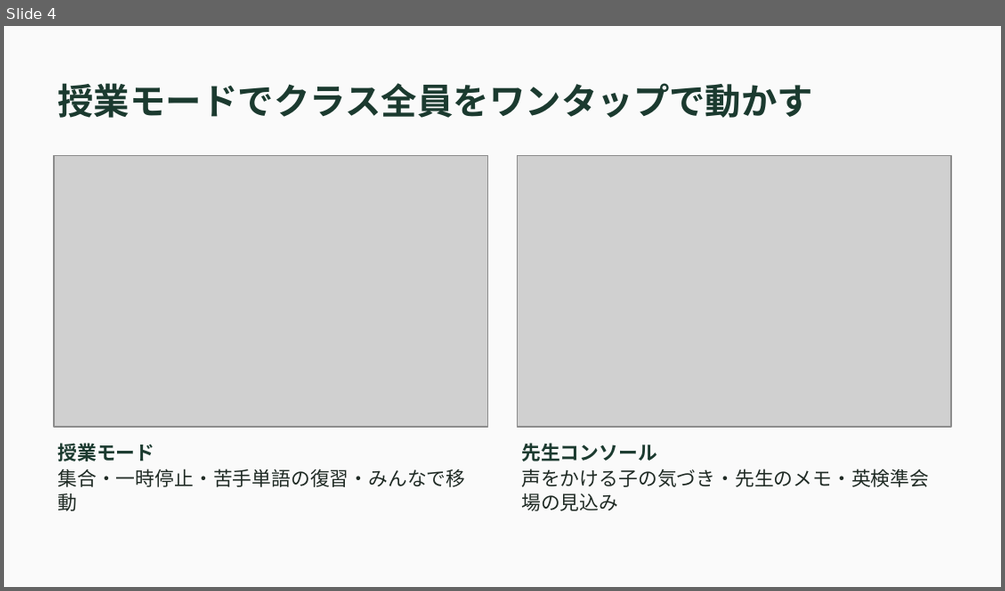
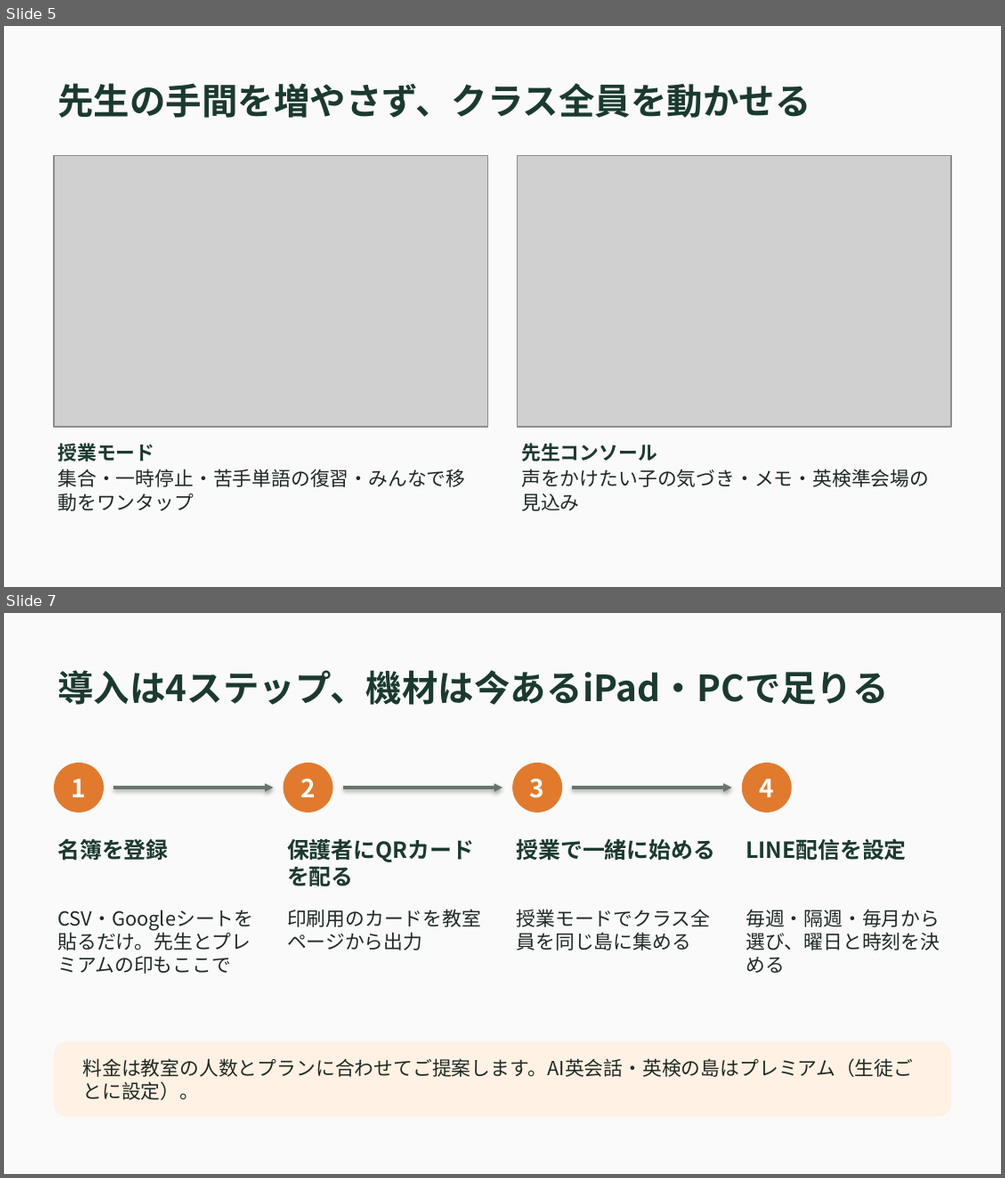
Before and after one commit to Yuto622/uspeak_meta, a slide deck: docs/deck/U-Speak_Web版_サービス資料.pptx. Shown one above the other, each under a label of ours: slide 4 before the commit, slides 5 and 7 after it; the slides between them are not shown. The pictures are 1005x591 and 1005x1178 pixels, drawn with LibreOffice and Linux fonts; fonts in the diff are those of the drawing; grey boxes stand for pictures. Boxes give left, top, right and bottom in pixels: in the first picture for what was removed or moved away, otherwise in the second. Text is boxed around its words. In the diff, an @@ line names an element or a change of style, - is before the commit and + after.

```diff
--- a/docs/deck/U-Speak_Web版_サービス資料.pptx
+++ b/docs/deck/U-Speak_Web版_サービス資料.pptx
@@ slide 7 added at (x1=4, y1=613, x2=1001, y2=1174), background #FAFAFA @@
@@ text added at (x1=57, y1=670, x2=888, y2=705), 26 pt, text #1B3A2F, bold @@
+導入は4ステップ、機材は今あるiPad・PCで足りる
@@ ellipse added at (x1=54, y1=763, x2=104, y2=812), fill #E27A2D, 18 pt, text #FFFFFF, bold @@
+1
@@ ellipse added at (x1=283, y1=763, x2=333, y2=812), fill #E27A2D, 18 pt, text #FFFFFF, bold @@
+2
@@ ellipse added at (x1=512, y1=763, x2=562, y2=812), fill #E27A2D, 18 pt, text #FFFFFF, bold @@
+3
@@ ellipse added at (x1=742, y1=763, x2=792, y2=812), fill #E27A2D, 18 pt, text #FFFFFF, bold @@
+4
@@ arrow added from (113, 787) to (273, 787), #66756B 2 pt @@
@@ arrow added from (343, 787) to (502, 787), #66756B 2 pt @@
@@ arrow added from (572, 787) to (732, 787), #66756B 2 pt @@
@@ text added at (x1=57, y1=839, x2=168, y2=860), 16 pt, text #1B3A2F, bold @@
+名簿を登録
@@ text added at (x1=287, y1=839, x2=474, y2=862), 16 pt, text #1B3A2F, bold @@
+保護者にQRカードを配る
@@ text added at (x1=517, y1=839, x2=715, y2=860), 16 pt, text #1B3A2F, bold @@
+授業で一緒に始める
@@ text added at (x1=745, y1=838, x2=906, y2=860), 16 pt, text #1B3A2F, bold @@
+LINE配信を設定
@@ text added at (x1=57, y1=909, x2=253, y2=973), 14 pt, text #1F2A24 @@
+CSV・Googleシートを貼るだけ。先生とプレミアムの印もここで
@@ text added at (x1=287, y1=908, x2=481, y2=950), 14 pt, text #1F2A24 @@
+印刷用のカードを教室ページから出力
@@ text added at (x1=517, y1=908, x2=711, y2=950), 14 pt, text #1F2A24 @@
+授業モードでクラス全員を同じ島に集める
@@ text added at (x1=745, y1=908, x2=939, y2=973), 14 pt, text #1F2A24 @@
+毎週・隔週・毎月から選び、曜日と時刻を決める
@@ rounded rectangle added at (x1=54, y1=1042, x2=951, y2=1117), fill #FFF1E3 @@
@@ text added at (x1=82, y1=1058, x2=913, y2=1100), 14 pt, text #1F2A24 @@
+料金は教室の人数とプランに合わせてご提案します。AI英会話・英検の島はプレミアム（生徒ごとに設定）。
@@ what was slide 4 is now slide 5 @@
@@ slide 5 changed as well @@
@@ text at (x1=57, y1=83, x2=810, y2=118): text changed @@
-授業モードでクラス全員をワンタップで動かす
+先生の手間を増やさず、クラス全員を動かせる
@@ text at (x1=57, y1=468, x2=465, y2=511): text changed @@
-集合・一時停止・苦手単語の復習・みんなで移動
+集合・一時停止・苦手単語の復習・みんなで移動をワンタップ
@@ text at (x1=521, y1=468, x2=929, y2=511): text changed @@
-声をかける子の気づき・先生のメモ・英検準会場の見込み
+声をかけたい子の気づき・メモ・英検準会場の見込み
```
Also in this commit, not shown: 6 other slides added, 5 slides removed.
